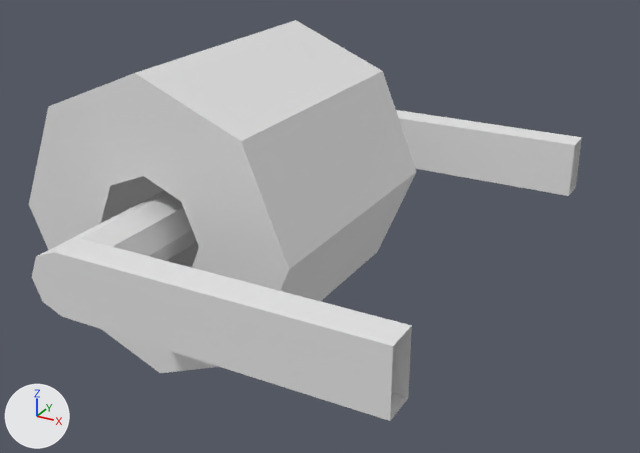
Renders of the FBX model Assets/Meshes/SM_BogRoll.fbx from each side of a commit.
The view is the same before and after, from a 50 mm camera at (0.172, -0.247, 0.116) aimed at (0.037, -0.001, -0.007). The lights are fixed; the arrows at lower left show +X, +Y and +Z. The first picture is the older version. Where no turn or scale is listed for an object, it has been applied to the vertices.

The first picture shows 'BogRoll'.
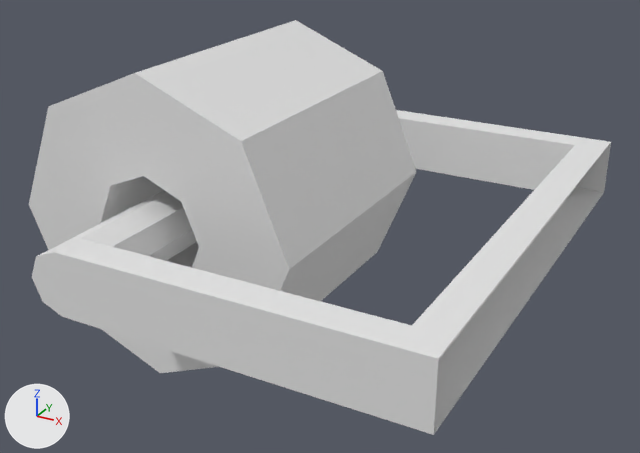
Where the change shows, as pixel boxes [x1, y1, x2, y2] in the pictures (640 x 453 px):
'BogRoll', reshaped: before [29, 20, 582, 421]; after [29, 20, 611, 435]
part 1 of me_cylinder_003, added: after [390, 138, 611, 435]
part 2 of me_cylinder_003, added: after [101, 176, 199, 268]

Edits to the bpy script that builds the scene:
```text
Change me_cylinder_003:
    used by ob_bogroll; location = (0.0, 0.0, 0.0)
    verts and faces of me_cylinder_003; kept vertices keep their numbers, new ones are numbered from 92
    before: 60 (0.0, 0.047, 0.02), 61 (-0.014, 0.047, 0.014), 62 (-0.02, 0.047, 0.0), 63 (-0.014, 0.047, -0.014), 64 (0.0, 0.047, -0.02)
    before: 65 (0.014, 0.047, -0.014), 66 (0.02, 0.047, 0.0), 67 (0.014, 0.047, 0.014), 76 (0.0, -0.047, 0.02) at pixel (143, 176), 77 (-0.014, -0.047, 0.014) at pixel (110, 185)
    before: 78 (-0.02, -0.047, 0.0) at pixel (100, 222), 79 (-0.014, -0.047, -0.014), 80 (0.0, -0.047, -0.02), 81 (0.014, -0.047, -0.014), 82 (0.02, -0.047, 0.0) at pixel (199, 246)
    before: 83 (0.014, -0.047, 0.014) at pixel (181, 201)
    remove me_cylinder_003.from_pydata(...)  # 92 vertices, 76 faces; spans x -0.052..0.103, y -0.087..0.087, z -0.052..0.052
    add me_cylinder_003.from_pydata(...)  # 113 vertices, 108 faces; spans x -0.052..0.114, y -0.087..0.087, z -0.052..0.052
    me_cylinder_003 part 1
    14 new vertices lie (0.011, 0.0, 0.0) away from vertices in x 0.103, y -0.087..0.087, z -0.01..0.01
    7 new vertices lie (0.0, -0.076, 0.0) away from vertices in x 0.103..0.114, y 0.076, z -0.01..0.01
    24 new faces join them
    me_cylinder_003 part 2
    add faces += [(62, 78, 79, 63), (63, 79, 80, 64), (64, 80, 81, 65), (65, 81, 82, 66), (66, 82, 83, 67), (60, 67, 83, 76)]
    add faces += [(60, 76, 77, 61), (61, 77, 78, 62)]
```
